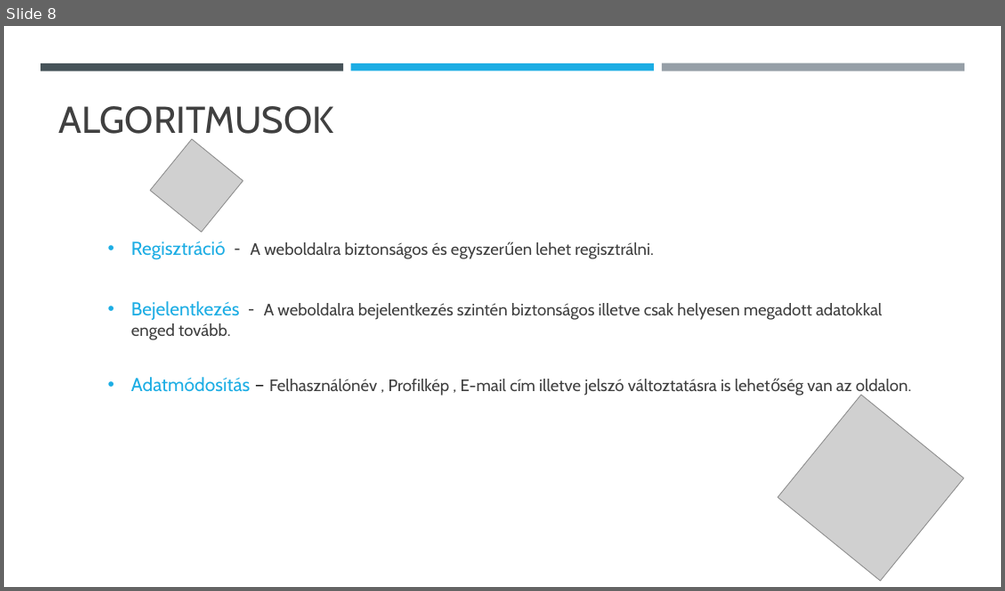
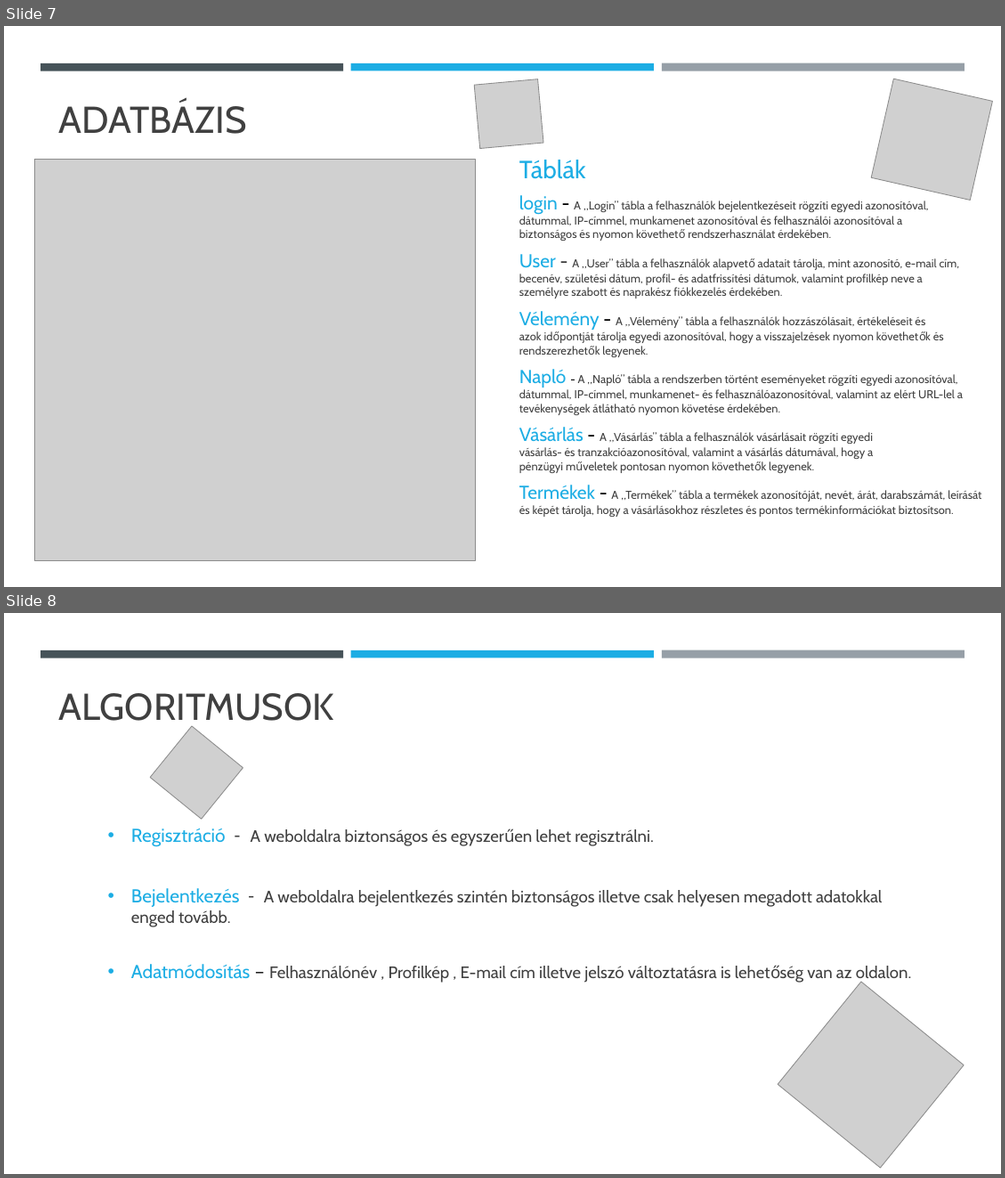
Before and after one commit to akostothh/BPautokozmetika, a slide deck: BP autókozmetika.pptx. Shown one above the other, each under a label of ours: slide 8 before the commit, slides 7 and 8 after it. The pictures are 1005x591 and 1005x1178 pixels, drawn with LibreOffice and Linux fonts; fonts in the diff are those of the drawing; grey boxes stand for pictures. Boxes give left, top, right and bottom in pixels: in the first picture for what was removed or moved away, otherwise in the second. Text is boxed around its words. In the diff, an @@ line names an element or a change of style, - is before the commit and + after.

```diff
--- a/BP autókozmetika.pptx
+++ b/BP autókozmetika.pptx
@@ slide 7 added at (4,26,1001,587), background #FFFFFF; not listed: 3 template elements that a slide beside it also shows @@
@@ picture added at (871,79,993,200) @@
@@ title added at (59,102,247,134), 36 pt, text #404040 @@
+ADATBÁZIS
@@ picture added at (474,79,543,149) @@
@@ picture added at (35,160,476,560) @@
@@ text added at (519,160,586,179), 24 pt, text #1CADE4 @@
+Táblák
@@ text added at (519,195,929,240), 11 pt, text #404040 @@
+login - A „Login” tábla a felhasználók bejelentkezéseit rögzíti egyedi azonosítóval, dátummal, IP-címmel, munkamenet azonosítóval és felhasználói azonosítóval a biztonságos és nyomon követhető rendszerhasználat érdekében.
@@ text added at (519,254,960,298), 11 pt, text #404040 @@
+User - A „User” tábla a felhasználók alapvető adatait tárolja, mint azonosító, e-mail cím, becenév, születési dátum, profil- és adatfrissítési dátumok, valamint profilkép neve a személyre szabott és naprakész fiókkezelés érdekében.
@@ text added at (519,311,944,357), 11 pt, text #404040 @@
+Vélemény - A „Vélemény” tábla a felhasználók hozzászólásait, értékeléseit és azok időpontját tárolja egyedi azonosítóval, hogy a visszajelzések nyomon követhetők és rendszerezhetők legyenek.
@@ text added at (519,369,963,415), 11 pt, text #404040 @@
+Napló - A „Napló” tábla a rendszerben történt eseményeket rögzíti egyedi azonosítóval, dátummal, IP-címmel, munkamenet- és felhasználóazonosítóval, valamint az elért URL-lel a tevékenységek átlátható nyomon követése érdekében.
@@ text added at (519,426,873,473), 11 pt, text #404040 @@
+Vásárlás - A „Vásárlás” tábla a felhasználók vásárlásait rögzíti egyedi vásárlás- és tranzakcióazonosítóval, valamint a vásárlás dátumával, hogy a pénzügyi műveletek pontosan nyomon követhetők legyenek.
@@ text added at (519,484,981,516), 11 pt, text #404040 @@
+Termékek - A „Termékek” tábla a termékek azonosítóját, nevét, árát, darabszámát, leírását és képét tárolja, hogy a vásárlásokhoz részletes és pontos termékinformációkat biztosítson.
```
Also in this commit, not shown: 1 slide changed, 1 slide removed.
